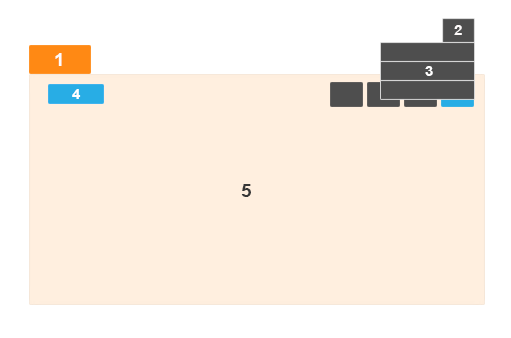
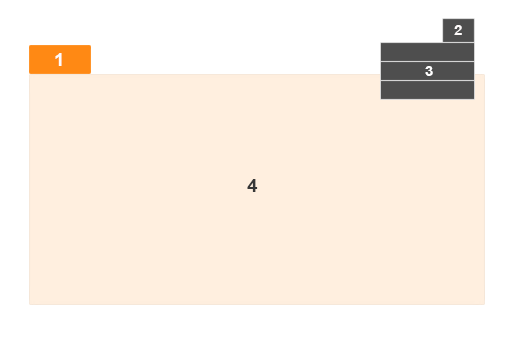
The second 511×338 image is a revision of the first. Changes to its layers:
painted on "5" (2nd of 4, in "Memo") over 241, 179, 258, 197
hid "4" (2nd of 4, in "Memo") over 72, 89, 81, 99
hid "delete" over 405, 99, 436, 106
hid "move" over 368, 83, 399, 106
hid "edit" over 331, 83, 362, 106
hid "upload" over 442, 99, 473, 106
hid "add folder" over 49, 85, 103, 103
